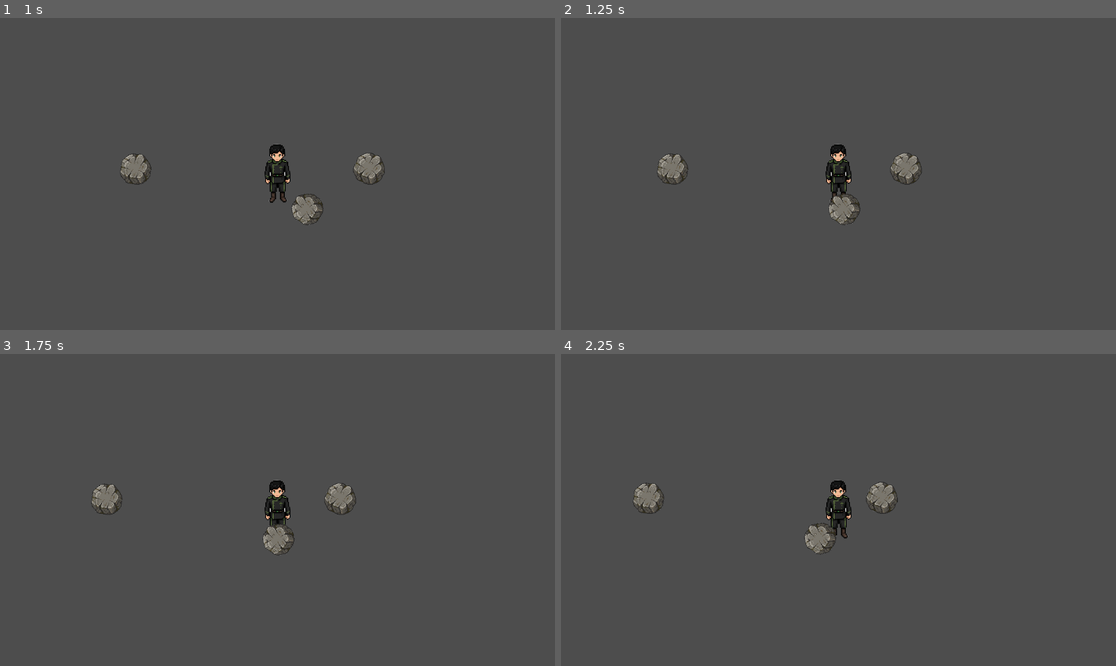
Above: before the commit, frames 1-4 (two rows, left to right).
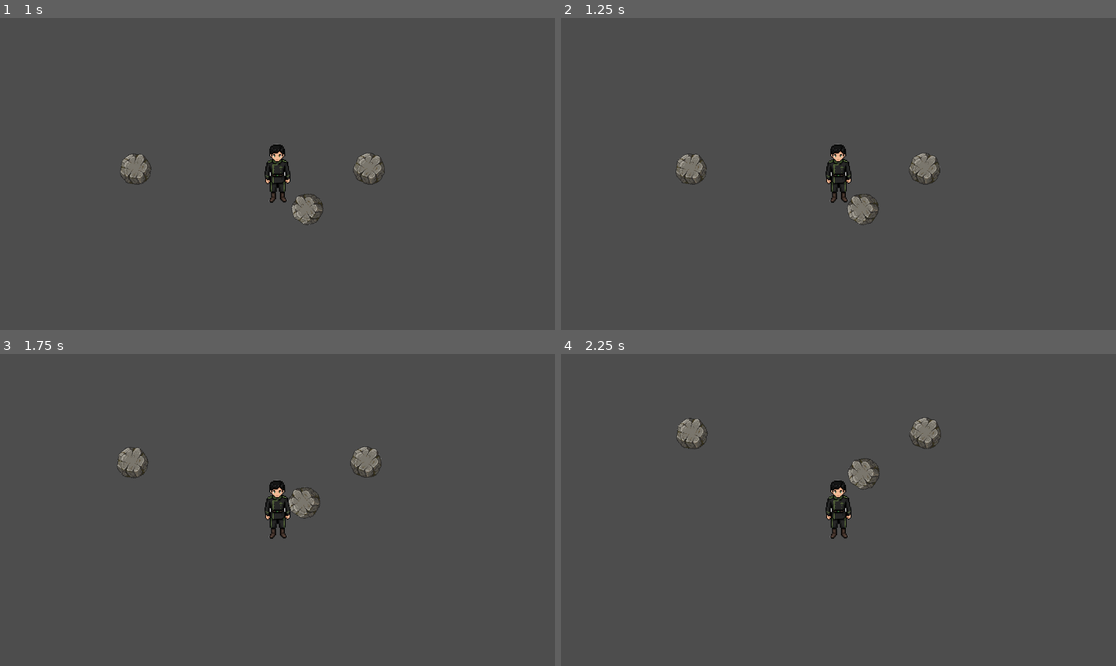
Above: after the commit, the same moments.

Repository: YuichiroRK/project-forge
Game: Godot game, scene res://scenes/World.tscn
Two runs of this game, one before a commit and one after it. Both use one fixed random seed, a clock stepped at 60 frames per second and the inputs below.
Inputs:
- Up to frame 1 (1 s): tap Enter at 0.5 s; hold D (move_right) from 0.53 s (still down); hold E (interact) from 0.53 s (still down)
- Up to frame 2 (1.25 s): keep holding D (move_right); keep holding E (interact)
- Up to frame 3 (1.75 s): release D (move_right) at 1.28 s; release E (interact) at 1.28 s; hold S (move_down) from 1.28 s (still down); tap E (interact) at 1.35 s
- Up to frame 4 (2.25 s): release S (move_down) at 2.03 s; hold D (move_right) from 2.03 s (still down); hold E (interact) from 2.03 s (still down)

Frame 1 is identical in both runs. In frame 2, 1.6% of the frame differs, in the area x 17-69%, y 43-67%; in frame 3, 1.9%, in the area x 16-69%, y 29-65%; in frame 4, 1.9%.

Commit message:
Add helper functions for tools to InventoryUI

Diff:
--- a/client/scenes/InventoryUI.tscn
+++ b/client/scenes/InventoryUI.tscn
@@ -19,3 +19,20 @@
 anchor_bottom = 1.0
 grow_horizontal = 2
 grow_vertical = 2
+
+[node name="Give Axe" type="Button" parent="."]
+offset_left = 999.0
+offset_top = 489.00003
+offset_right = 1036.0
+offset_bottom = 520.0
+scale = Vector2(2.5810125, 1.7627033)
+text = "Axe
+"
+
+[node name="Give Pickaxe" type="Button" parent="."]
+offset_left = 987.0
+offset_top = 571.0
+offset_right = 1054.0
+offset_bottom = 602.0
+scale = Vector2(2.090022, 1.6826138)
+text = "Pickaxe"
--- a/client/scenes/Player.tscn
+++ b/client/scenes/Player.tscn
@@ -5,7 +5,7 @@
 [ext_resource type="Texture2D" uid="uid://b3fd6d2ukwg2d" path="res://assets/player.png" id="2_mdl7e"]
 
 [sub_resource type="RectangleShape2D" id="RectangleShape2D_mdl7e"]
-size = Vector2(47.479645, 67.99032)
+size = Vector2(51.251915, 119.06173)
 
 [sub_resource type="Animation" id="Animation_qu4a1"]
 resource_name = "Idle"
@@ -28,7 +28,7 @@
 texture = ExtResource("2_mdl7e")
 
 [node name="CollisionShape2D" type="CollisionShape2D" parent="."]
-position = Vector2(-1, -2.5)
+position = Vector2(0.33413327, -1.4295131)
 rotation = 0.021601344
 shape = SubResource("RectangleShape2D_mdl7e")
 
--- a/client/scripts/InventoryUI.gd
+++ b/client/scripts/InventoryUI.gd
@@ -29,3 +29,13 @@
 		if data:
 			label.text = data.name + " x" + str(item.amount)
 			grid_container.add_child(label)
+
+func _on_give_pickaxe_pressed():
+	if inventory:
+		inventory.add_item("pickaxe")
+		update_ui()
+
+func _on_give_axe_pressed():
+	if inventory:
+		inventory.add_item("axe")
+		update_ui()
Not shown, added: client/assets/axe.png.import
Not shown, added: client/assets/coal.png.import
Not shown, added: client/assets/coal_node.png.import
Not shown, added: client/assets/furnace.png.import
Not shown, added: client/assets/iron_ingot.png.import
Not shown, added: client/assets/log.png.import
Not shown, added: client/assets/pickaxe.png.import
Not shown, added: client/assets/tree.png.import
Not shown, added: client/scripts/Furnace.gd.uid
Not shown, added: client/scripts/FurnaceUI.gd.uid
